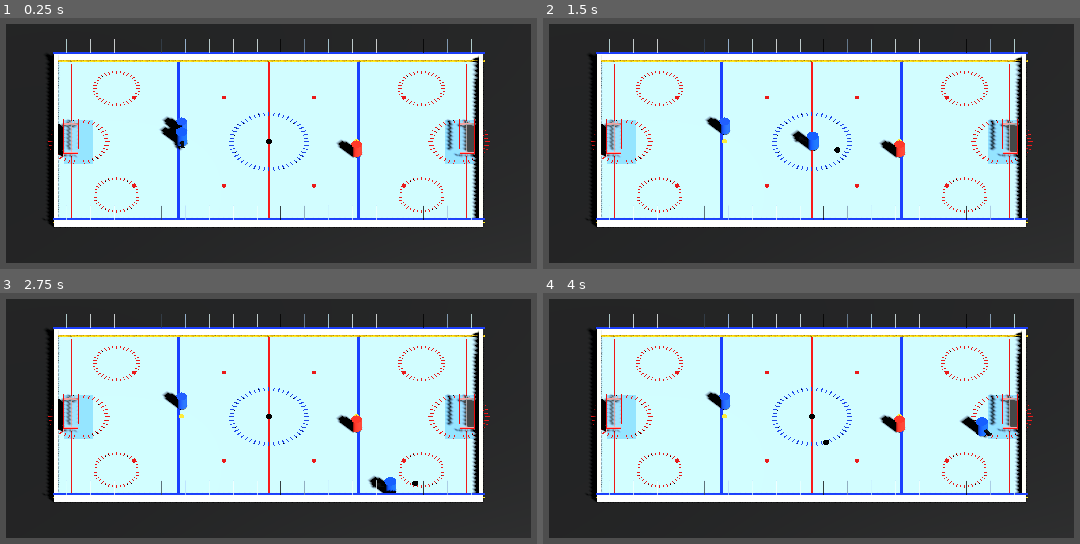
Above: before the commit, frames 1-4 (two rows, left to right).
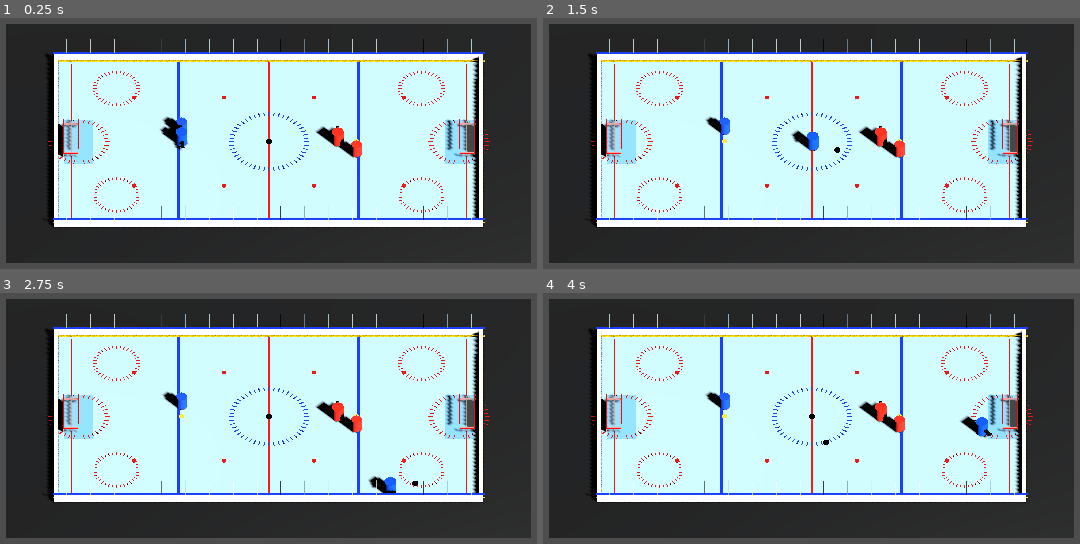
Above: after the commit, the same moments.

Repository: KingCarni/Puck-King-Hockey
Game: Godot game, scene res://scenes/match/TestRink.tscn
The game is run twice, just before and just after one commit, with the same random seed, the same clock (stepped at 60 frames per second) and the same inputs.
Inputs (mouse positions are in pixels of both pictures, inside the frame that each line leads up to):
- Up to frame 1 (0.25 s): no input
- Up to frame 2 (1.5 s): tap Enter at 0.5 s; move the mouse to (988, 120) at 0.52 s; hold D (skate_right) 0.53-1.28 s; tap E (body_check) at 0.6 s; move the mouse to (650, 166) at 1.27 s; hold S (skate_down) from 1.28 s (still down); click (650, 166) at 1.35 s
- Up to frame 3 (2.75 s): move the mouse to (349, 318) at 2.02 s; release S (skate_down) at 2.03 s; hold D (skate_right) from 2.03 s (still down); hold Space (skate_sprint) from 2.03 s (still down)
- Up to frame 4 (4 s): move the mouse to (773, 508) at 2.77 s; release D (skate_right) at 2.78 s; release Space (skate_sprint) at 2.78 s; hold W (skate_up) 2.78-3.53 s; tap E (body_check) at 2.85 s; move the mouse to (1053, 486) at 3.52 s; press the mouse at (1053, 486) at 3.53 s; hold A (skate_left) from 3.53 s (still down)

The runs differ from the first frame. In frame 1, 0.3% of the frame differs, in the area x 58-65%, y 43-52%; in frame 2, 0.3%; in frame 3, 0.3%; in frame 4, 0.3%.

Commit message:
Add check dummy to test rink

Diff:
--- a/scenes/match/TestRink.tscn
+++ b/scenes/match/TestRink.tscn
@@ -1,8 +1,9 @@
-[gd_scene load_steps=11 format=3 uid="uid://puckkingtestrink"]
+[gd_scene load_steps=12 format=3 uid="uid://puckkingtestrink"]
 
 [ext_resource type="Script" path="res://scripts/hockey/test_rink.gd" id="1_test_rink"]
 [ext_resource type="Script" path="res://scripts/hockey/player_controller.gd" id="2_player_controller"]
 [ext_resource type="Script" path="res://scripts/hockey/puck_controller.gd" id="3_puck_controller"]
+[ext_resource type="Script" path="res://scripts/hockey/check_dummy.gd" id="4_check_dummy"]
 
 [sub_resource type="CylinderMesh" id="CylinderMesh_player_body"]
 top_radius = 0.48
@@ -44,6 +45,19 @@
 transform = Transform3D(1, 0, 0, 0, 1, 0, 0, 0, 1, 0, -0.05, -0.62)
 mesh = SubResource("BoxMesh_direction_marker")
 
+[node name="CheckDummy" type="Node3D" parent="."]
+transform = Transform3D(1, 0, 0, 0, 1, 0, 0, 0, 1, 5.5, 0.72, 0)
+script = ExtResource("4_check_dummy")
+
+[node name="VisualRoot" type="Node3D" parent="CheckDummy"]
+
+[node name="BodyMesh" type="MeshInstance3D" parent="CheckDummy/VisualRoot"]
+mesh = SubResource("CylinderMesh_player_body")
+
+[node name="DirectionMarker" type="MeshInstance3D" parent="CheckDummy/VisualRoot"]
+transform = Transform3D(1, 0, 0, 0, 1, 0, 0, 0, 1, 0, -0.05, -0.62)
+mesh = SubResource("BoxMesh_direction_marker")
+
 [node name="Puck" type="Node3D" parent="."]
 transform = Transform3D(1, 0, 0, 0, 1, 0, 0, 0, 1, 0, 0.18, 0)
 script = ExtResource("3_puck_controller")
@@ -67,7 +81,7 @@
 [node name="IsometricCamera" type="Camera3D" parent="CameraRig"]
 current = true
 projection = 1
-size = 36.0
+size = 31.0
 near = 0.05
 far = 200.0
 
